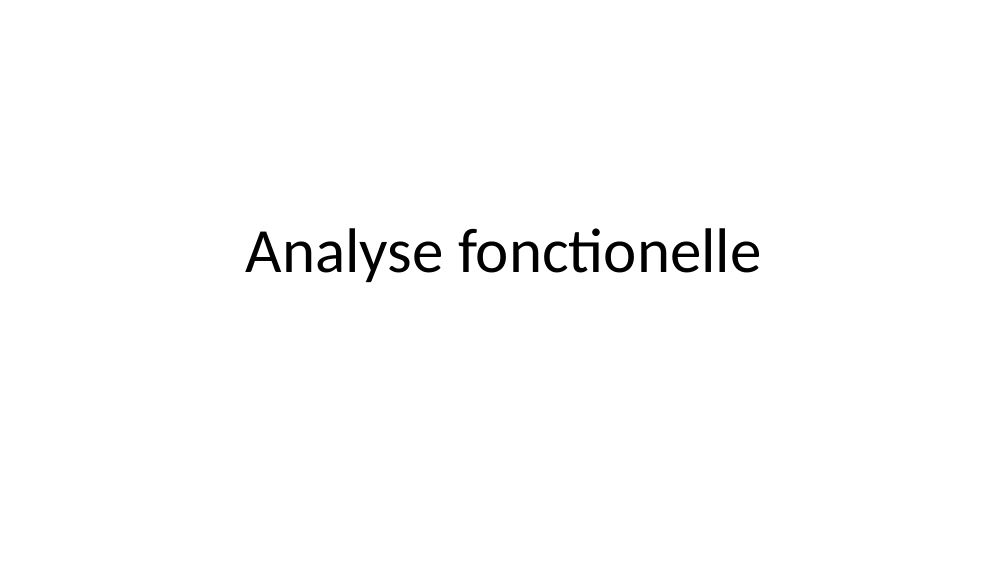
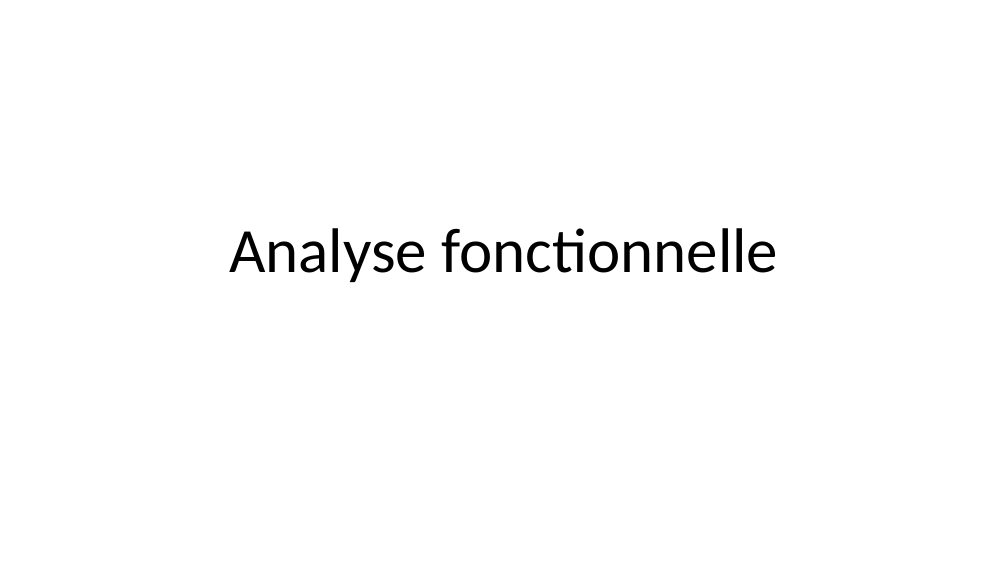
Before and after one commit to kiwinchess/Treuil, a slide deck: slide 1 of Analysefonctionelle.pptx. Drawn at 1008x567 pixels with LibreOffice and Linux fonts; fonts in the diff are those of the drawing. Boxes give left, top, right and bottom in pixels: in the first picture for what was removed or moved away, otherwise in the second. Text is boxed around its words. In the diff, an @@ line names an element or a change of style, - is before the commit and + after.

```diff
--- a/Analysefonctionelle.pptx
+++ b/Analysefonctionelle.pptx
@@ title at (229, 228, 779, 282): text changed @@
-Analyse fonctionelle
+Analyse fonctionnelle
```
Also in this commit, not shown: 1 other slide changed, 10 other files.
